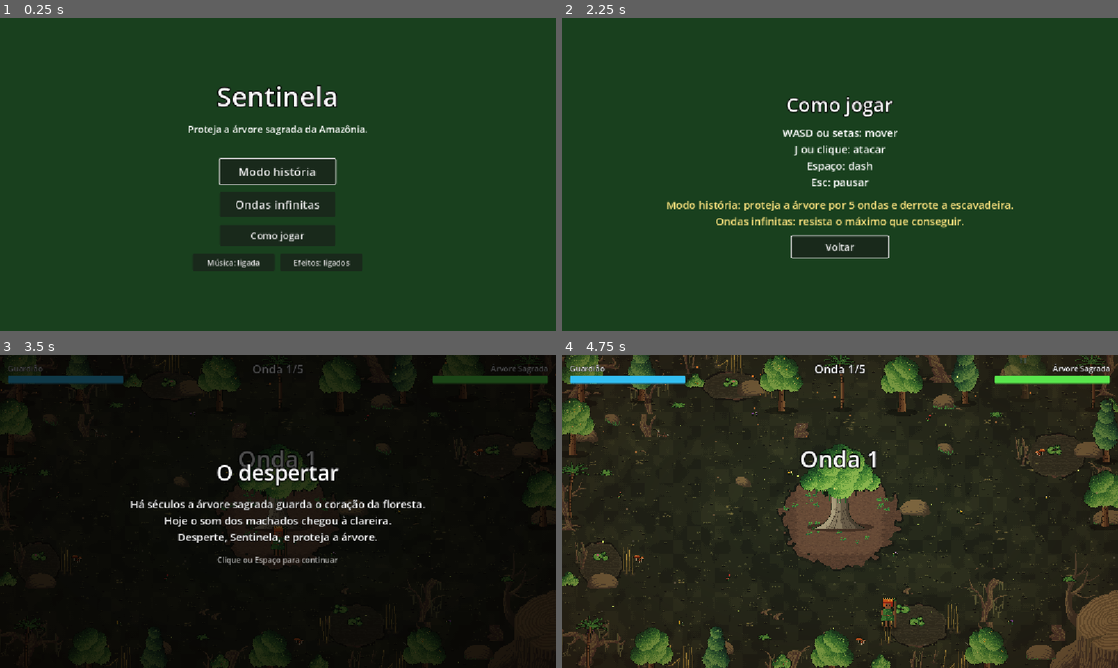
Above: before the commit, frames 1-4 (two rows, left to right).
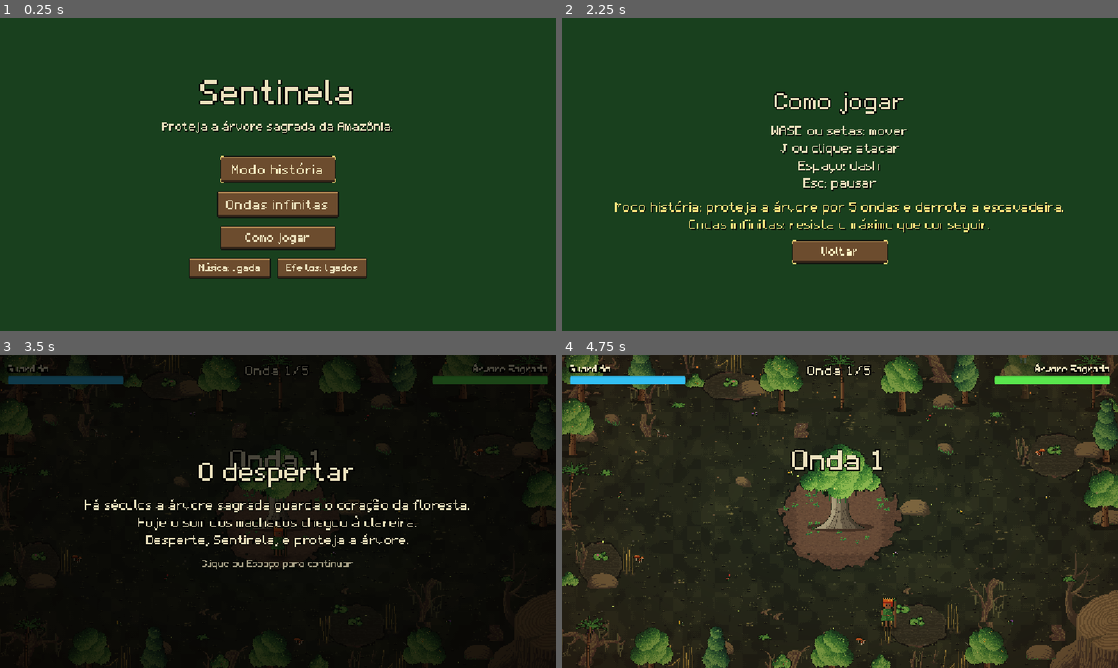
Above: after the commit, the same moments.

Repository: elian-sss/sentinela
Game: Godot game, scene res://cenas/telas/TelaInicial.tscn
Two runs of this game, one before a commit and one after it. Both use one fixed random seed, a clock stepped at 60 frames per second and the inputs below.
Inputs (mouse positions are in pixels of both pictures, inside the frame that each line leads up to):
- Up to frame 1 (0.25 s): no input
- Up to frame 2 (2.25 s): click "Como jogar" at 0.5 s; click "Voltar" at 1.25 s; click "Como jogar" at 2 s
- Up to frame 3 (3.5 s): tap Enter (ui_accept) at 2.75, 3.02 s; move the mouse to (400, 495) at 2.77 s; press the mouse at (400, 495) at 2.78 s; hold D (mover_direita) from 2.78 s (still down)
- Up to frame 4 (4.75 s): tap Enter (ui_accept) at 3.5, 3.77 s; move the mouse to (728, 527) at 3.52 s; release D (mover_direita) at 3.53 s; release the mouse at (728, 527) at 3.53 s; hold S (mover_baixo) 3.53-4.28 s; tap Space (dash) at 3.6 s; click (728, 527) at 3.67 s; move the mouse to (895, 442) at 4.27 s; hold D (mover_direita) from 4.28 s (still down); hold R (reiniciar) from 4.28 s (still down); click (895, 442) at 4.42 s

The runs differ from the first frame. In frame 1, 9.7% of the frame differs, in the area x 29-71%, y 19-84%; in frame 2, 6.6%; in frame 3, 5.1%; in frame 4, 1.8%.

Commit message:
Cria o estilo visual: fonte pixel com acentos, logo, botões e painéis de madeira, ícone e transição entre telas

Diff:
--- /dev/null
+++ b/cenas/interface/tema.tres
@@ -0,0 +1,171 @@
+[gd_resource type="Theme" load_steps=22 format=3]
+
+[ext_resource type="FontFile" path="res://assets/fontes/sentinela_pixel.ttf" id="1_fonte"]
+[ext_resource type="Texture2D" path="res://assets/interface/painel.png" id="2_painel"]
+[ext_resource type="Texture2D" path="res://assets/interface/botao_normal.png" id="3_normal"]
+[ext_resource type="Texture2D" path="res://assets/interface/botao_hover.png" id="4_hover"]
+[ext_resource type="Texture2D" path="res://assets/interface/botao_pressionado.png" id="5_pressionado"]
+[ext_resource type="Texture2D" path="res://assets/interface/botao_desativado.png" id="6_desativado"]
+[ext_resource type="Texture2D" path="res://assets/interface/botao_foco.png" id="7_foco"]
+[ext_resource type="Texture2D" path="res://assets/interface/botao_verde_normal.png" id="8_verde_normal"]
+[ext_resource type="Texture2D" path="res://assets/interface/botao_verde_hover.png" id="9_verde_hover"]
+[ext_resource type="Texture2D" path="res://assets/interface/botao_verde_pressionado.png" id="10_verde_pressionado"]
+[ext_resource type="Texture2D" path="res://assets/interface/tecla.png" id="11_tecla"]
+
+[sub_resource type="StyleBoxTexture" id="painel"]
+content_margin_left = 24.0
+content_margin_top = 20.0
+content_margin_right = 24.0
+content_margin_bottom = 20.0
+texture = ExtResource("2_painel")
+texture_margin_left = 10.0
+texture_margin_top = 10.0
+texture_margin_right = 10.0
+texture_margin_bottom = 10.0
+
+[sub_resource type="StyleBoxTexture" id="botao_normal"]
+content_margin_left = 20.0
+content_margin_top = 8.0
+content_margin_right = 20.0
+content_margin_bottom = 12.0
+texture = ExtResource("3_normal")
+texture_margin_left = 8.0
+texture_margin_top = 8.0
+texture_margin_right = 8.0
+texture_margin_bottom = 8.0
+
+[sub_resource type="StyleBoxTexture" id="botao_hover"]
+content_margin_left = 20.0
+content_margin_top = 8.0
+content_margin_right = 20.0
+content_margin_bottom = 12.0
+texture = ExtResource("4_hover")
+texture_margin_left = 8.0
+texture_margin_top = 8.0
+texture_margin_right = 8.0
+texture_margin_bottom = 8.0
+
+[sub_resource type="StyleBoxTexture" id="botao_pressionado"]
+content_margin_left = 20.0
+content_margin_top = 12.0
+content_margin_right = 20.0
+content_margin_bottom = 8.0
+texture = ExtResource("5_pressionado")
+texture_margin_left = 8.0
+texture_margin_top = 8.0
+texture_margin_right = 8.0
+texture_margin_bottom = 8.0
+
+[sub_resource type="StyleBoxTexture" id="botao_desativado"]
+content_margin_left = 20.0
+content_margin_top = 8.0
+content_margin_right = 20.0
+content_margin_bottom = 12.0
+texture = ExtResource("6_desativado")
+texture_margin_left = 8.0
+texture_margin_top = 8.0
+texture_margin_right = 8.0
+texture_margin_bottom = 8.0
+
+[sub_resource type="StyleBoxTexture" id="botao_foco"]
+texture = ExtResource("7_foco")
+texture_margin_left = 8.0
+texture_margin_top = 8.0
+texture_margin_right = 8.0
+texture_margin_bottom = 8.0
+draw_center = false
+
+[sub_resource type="StyleBoxTexture" id="verde_normal"]
+content_margin_left = 20.0
+content_margin_top = 8.0
+content_margin_right = 20.0
+content_margin_bottom = 12.0
+texture = ExtResource("8_verde_normal")
+texture_margin_left = 8.0
+texture_margin_top = 8.0
+texture_margin_right = 8.0
+texture_margin_bottom = 8.0
+
+[sub_resource type="StyleBoxTexture" id="verde_hover"]
+content_margin_left = 20.0
+content_margin_top = 8.0
+content_margin_right = 20.0
+content_margin_bottom = 12.0
+texture = ExtResource("9_verde_hover")
+texture_margin_left = 8.0
+texture_margin_top = 8.0
+texture_margin_right = 8.0
+texture_margin_bottom = 8.0
+
+[sub_resource type="StyleBoxTexture" id="verde_pressionado"]
+content_margin_left = 20.0
+content_margin_top = 12.0
+content_margin_right = 20.0
+content_margin_bottom = 8.0
+texture = ExtResource("10_verde_pressionado")
+texture_margin_left = 8.0
+texture_margin_top = 8.0
+texture_margin_right = 8.0
+texture_margin_bottom = 8.0
+
+[sub_resource type="StyleBoxTexture" id="tecla"]
+content_margin_left = 8.0
+content_margin_top = 2.0
+content_margin_right = 8.0
+content_margin_bottom = 8.0
+texture = ExtResource("11_tecla")
+texture_margin_left = 8.0
+texture_margin_top = 8.0
+texture_margin_right = 8.0
+texture_margin_bottom = 10.0
+
+[resource]
+default_font = ExtResource("1_fonte")
+default_font_size = 16
+Button/colors/font_color = Color(0.925, 0.886, 0.745, 1)
+Button/colors/font_disabled_color = Color(0.55, 0.53, 0.47, 1)
+Button/colors/font_focus_color = Color(1, 0.96, 0.78, 1)
+Button/colors/font_hover_color = Color(1, 0.96, 0.78, 1)
+Button/colors/font_hover_pressed_color = Color(0.8, 0.76, 0.64, 1)
+Button/colors/font_pressed_color = Color(0.8, 0.76, 0.64, 1)
+Button/constants/outline_size = 0
+Button/font_sizes/font_size = 24
+Button/styles/disabled = SubResource("botao_desativado")
+Button/styles/focus = SubResource("botao_foco")
+Button/styles/hover = SubResource("botao_hover")
+Button/styles/normal = SubResource("botao_normal")
+Button/styles/pressed = SubResource("botao_pressionado")
+BotaoVerde/base_type = &"Button"
+BotaoVerde/styles/hover = SubResource("verde_hover")
+BotaoVerde/styles/normal = SubResource("verde_normal")
+BotaoVerde/styles/pressed = SubResource("verde_pressionado")
+BotaoPequeno/base_type = &"Button"
+BotaoPequeno/font_sizes/font_size = 16
+Label/colors/font_color = Color(0.925, 0.886, 0.745, 1)
+Label/colors/font_shadow_color = Color(0.04, 0.06, 0.04, 0.9)
+Label/constants/line_spacing = 2
+Label/constants/outline_size = 0
+Label/constants/shadow_offset_x = 2
+Label/constants/shadow_offset_y = 2
+Label/constants/shadow_outline_size = 0
+Label/font_sizes/font_size = 16
+LabelTitulo/base_type = &"Label"
+LabelTitulo/colors/font_color = Color(0.98, 0.855, 0.47, 1)
+LabelTitulo/constants/shadow_offset_x = 4
+LabelTitulo/constants/shadow_offset_y = 4
+LabelTitulo/font_sizes/font_size = 48
+LabelSubtitulo/base_type = &"Label"
+LabelSubtitulo/colors/font_color = Color(0.98, 0.855, 0.47, 1)
+LabelSubtitulo/font_sizes/font_size = 32
+LabelMedio/base_type = &"Label"
+LabelMedio/font_sizes/font_size = 24
+LabelDestaque/base_type = &"Label"
+LabelDestaque/colors/font_color = Color(0.98, 0.855, 0.47, 1)
+LabelDestaque/font_sizes/font_size = 24
+LabelSuave/base_type = &"Label"
+LabelSuave/colors/font_color = Color(0.72, 0.74, 0.64, 1)
+LabelTecla/base_type = &"Label"
+LabelTecla/colors/font_color = Color(0.1, 0.11, 0.13, 1)
+LabelTecla/colors/font_shadow_color = Color(0, 0, 0, 0)
+LabelTecla/styles/normal = SubResource("tecla")
+PanelContainer/styles/panel = SubResource("painel")
--- /dev/null
+++ b/cenas/interface/transicao.gd
@@ -0,0 +1,49 @@
+extends CanvasLayer
+## Autoload "Transicao": escurece a tela, troca de cena e clareia de novo.
+## Fica por cima de tudo e funciona mesmo com o jogo pausado.
+
+const DURACAO: float = 0.25
+const DURACAO_REINICIO: float = 0.1 ## o reinício da partida precisa ser quase imediato
+const COR: Color = Color(0.03, 0.05, 0.035)
+
+var _cortina: ColorRect
+var _trocando: bool = false
+
+
+func _ready() -> void:
+	layer = 100
+	process_mode = Node.PROCESS_MODE_ALWAYS
+	_cortina = ColorRect.new()
+	_cortina.color = COR
+	_cortina.modulate.a = 0.0
+	_cortina.mouse_filter = Control.MOUSE_FILTER_IGNORE
+	_cortina.set_anchors_preset(Control.PRESET_FULL_RECT)
+	add_child(_cortina)
+
+
+func ir_para(caminho: String) -> void:
+	_trocar(func() -> void: get_tree().change_scene_to_file(caminho), DURACAO)
+
+
+func recarregar() -> void:
+	_trocar(get_tree().reload_current_scene, DURACAO_REINICIO)
+
+
+func _trocar(troca: Callable, duracao: float) -> void:
+	if _trocando:
+		return
+	_trocando = true
+	_cortina.mouse_filter = Control.MOUSE_FILTER_STOP
+	await _fade(1.0, duracao)
+	get_tree().paused = false
+	troca.call()
+	await get_tree().process_frame
+	await _fade(0.0, duracao)
+	_cortina.mouse_filter = Control.MOUSE_FILTER_IGNORE
+	_trocando = false
+
+
+func _fade(alfa: float, duracao: float) -> void:
+	var tween: Tween = create_tween()
+	tween.tween_property(_cortina, "modulate:a", alfa, duracao)
+	await tween.finished
--- a/project.godot
+++ b/project.godot
@@ -10,20 +10,30 @@
 
 [application]
 
-config/name="sentinela"
+config/name="Sentinela"
+config/description="Proteja a Samaúma, a mãe das árvores, contra cinco ondas de ameaças à floresta."
 run/main_scene="res://cenas/telas/TelaInicial.tscn"
 config/features=PackedStringArray("4.7", "GL Compatibility")
-config/icon="res://icon.svg"
+boot_splash/bg_color=Color(0.07, 0.1, 0.075, 1)
+boot_splash/stretch_mode=0
+boot_splash/use_filter=false
+boot_splash/image="res://assets/interface/logo.png"
+config/icon="res://icon.png"
 
 [autoload]
 
 Balanceamento="*res://cenas/jogo/balanceamento.gd"
 AudioManager="*res://cenas/audio/audio_manager.gd"
+Transicao="*res://cenas/interface/transicao.gd"
 
 [display]
 
 window/stretch/mode="canvas_items"
 window/stretch/aspect="expand"
+
+[gui]
+
+theme/custom="res://cenas/interface/tema.tres"
 
 [input]
 
@@ -79,6 +89,8 @@
 
 [rendering]
 
+textures/canvas_textures/default_texture_filter=0
 rendering_device/driver.windows="d3d12"
 renderer/rendering_method="gl_compatibility"
 renderer/rendering_method.mobile="gl_compatibility"
+environment/defaults/default_clear_color=Color(0.07, 0.1, 0.075, 1)
Binary file added: assets/fontes/sentinela_pixel.ttf
Not shown, added: assets/fontes/sentinela_pixel.ttf.import
Binary file added: assets/interface/botao_desativado.png
Not shown, added: assets/interface/botao_desativado.png.import
Binary file added: assets/interface/botao_foco.png
Not shown, added: assets/interface/botao_foco.png.import
Binary file added: assets/interface/botao_hover.png
Not shown, added: assets/interface/botao_hover.png.import
Binary file added: assets/interface/botao_normal.png
Not shown, added: assets/interface/botao_normal.png.import
Binary file added: assets/interface/botao_pressionado.png
Not shown, added: assets/interface/botao_pressionado.png.import
(and 39 more such lines)
